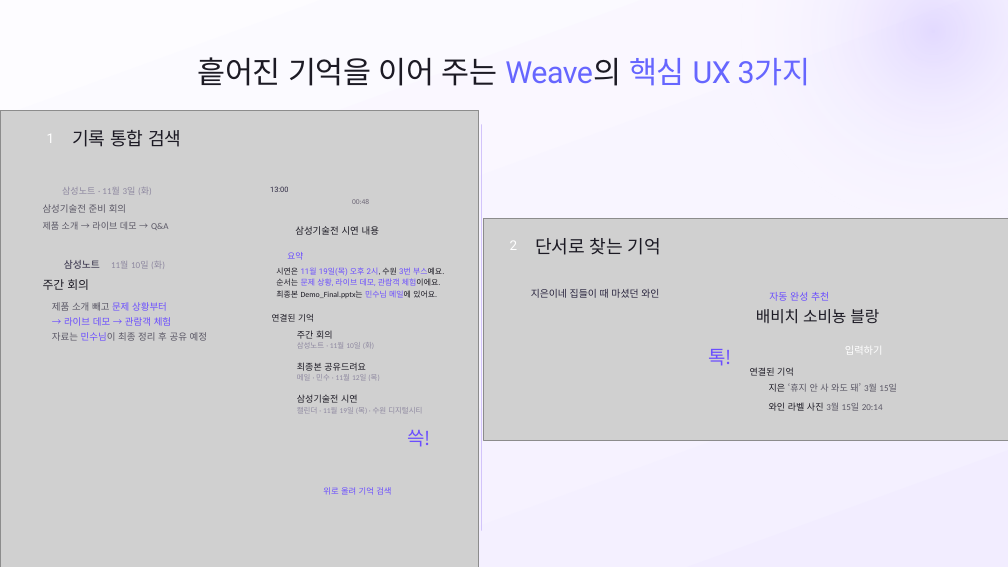
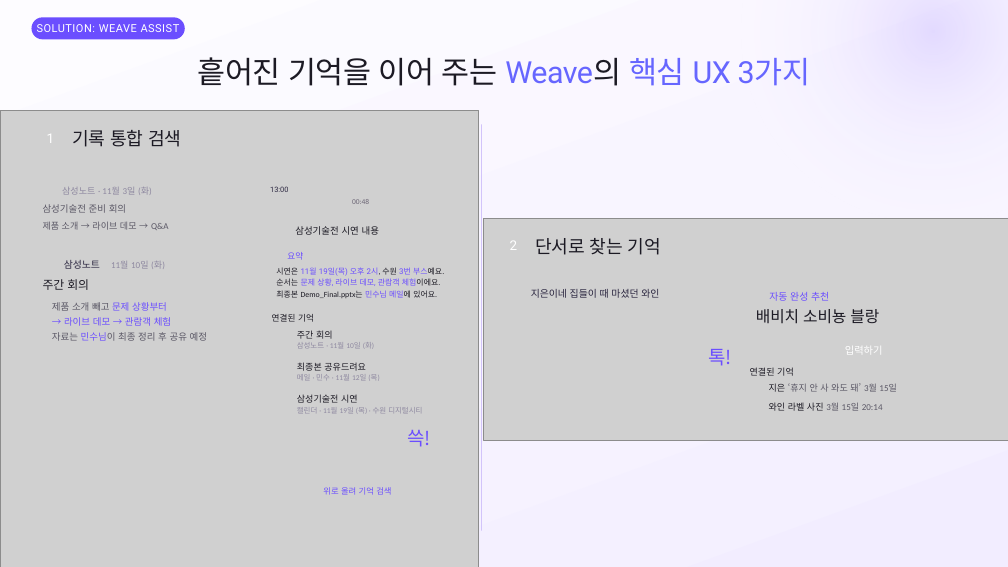
Before and after one commit to SB-Jo/t3, a slide deck: slide 2 of weave/결선준비/09_HowItWorks/HowItWorks_Argon_claude.pptx. Drawn at 1008x567 pixels with LibreOffice and Linux fonts; fonts in the diff are those of the drawing; grey boxes stand for pictures. Boxes give left, top, right and bottom in pixels: in the first picture for what was removed or moved away, otherwise in the second. Text is boxed around its words. In the diff, an @@ line names an element or a change of style, - is before the commit and + after.

```diff
--- a/weave/결선준비/09_HowItWorks/HowItWorks_Argon_claude.pptx
+++ b/weave/결선준비/09_HowItWorks/HowItWorks_Argon_claude.pptx
@@ rounded rectangle added at box(32, 17, 185, 39), fill #6B4EFF, 10.5 pt, text #FFFFFF @@
+SOLUTION: WEAVE ASSIST
```
Also in this commit, not shown: 28 other slides changed, 3 other files.
